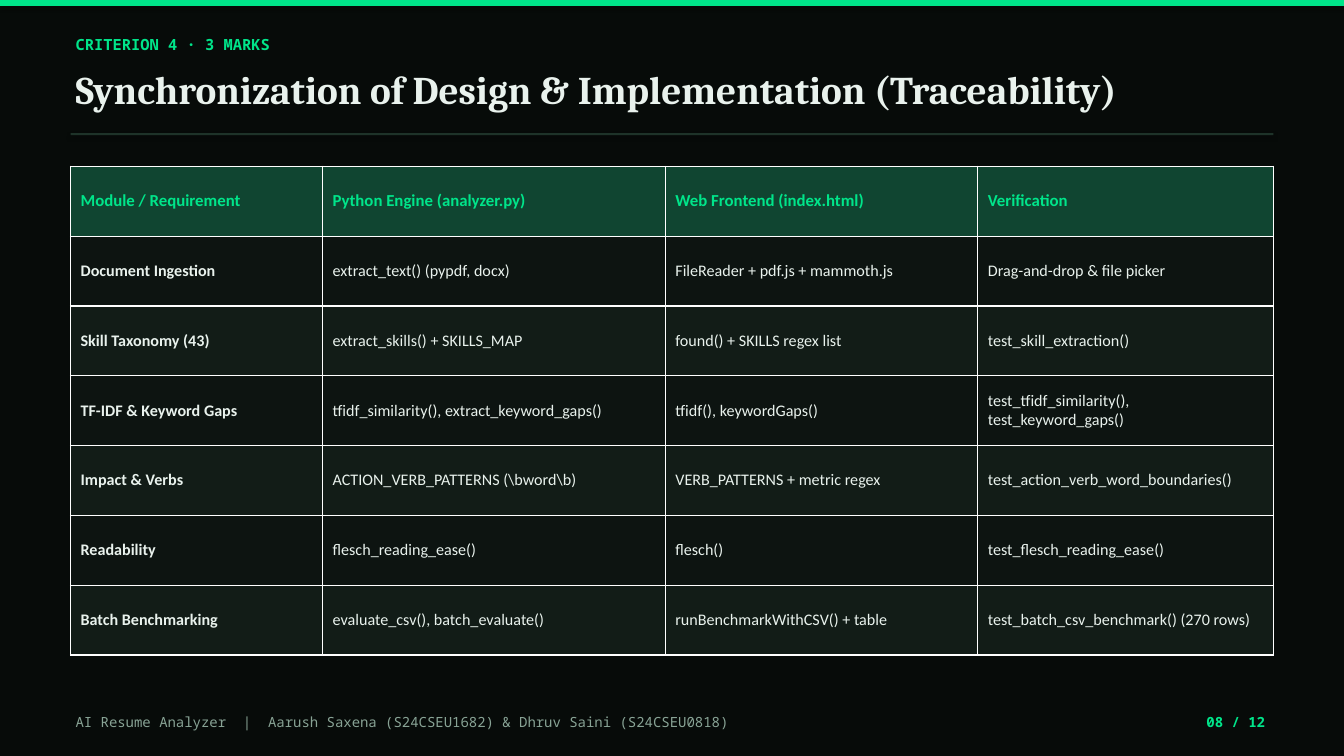
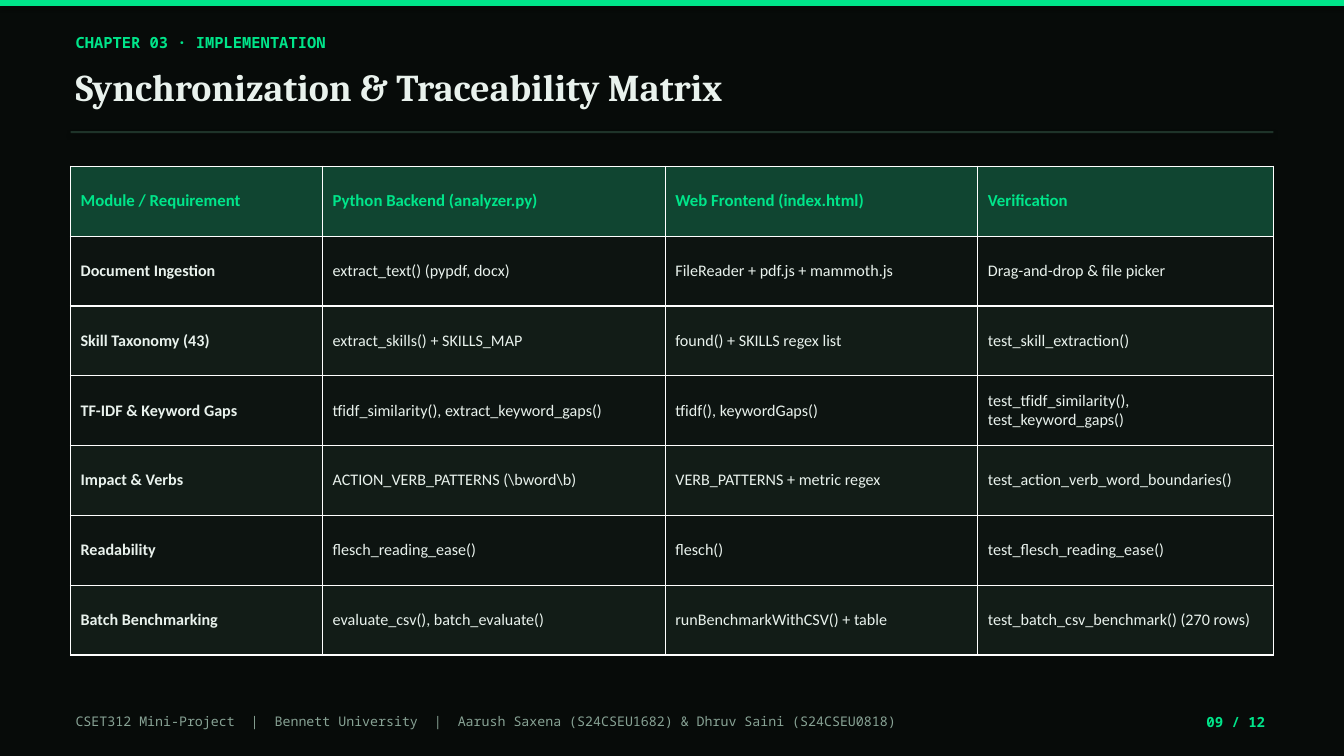
Before and after one commit to dhruvsaini-code/resume_analyzer, a slide deck: slide 9 of AI_Resume_Analyzer_Presentation.pptx (slide 8 before the commit). Drawn at 1344x756 pixels with LibreOffice and Linux fonts; fonts in the diff are those of the drawing. Boxes give left, top, right and bottom in pixels: in the first picture for what was removed or moved away, otherwise in the second. Text is boxed around its words. In the diff, an @@ line names an element or a change of style, - is before the commit and + after.

Commit message:
Update PowerPoint presentation with CSET312 alignment and embedded diagrams

```diff
--- a/AI_Resume_Analyzer_Presentation.pptx
+++ b/AI_Resume_Analyzer_Presentation.pptx
@@ text at [76,37,326,48]: text changed @@
-CRITERION 4 · 3 MARKS
+CHAPTER 03 · IMPLEMENTATION
@@ text at [76,74,722,110]: text changed; size 28 to 27 pt @@
-Synchronization of Design & Implementation (Traceability)
+Synchronization & Traceability Matrix
@@ table at [71,166,1273,655] @@
-row 1, column 2: Python Engine (analyzer.py)
+row 1, column 2: Python Backend (analyzer.py)
@@ text at [76,716,896,729]: text changed; size 10 to 9.5 pt @@
-AI Resume Analyzer | Aarush Saxena (S24CSEU1682) & Dhruv Saini (S24CSEU0818)
+CSET312 Mini-Project | Bennett University | Aarush Saxena (S24CSEU1682) & Dhruv Saini (S24CSEU0818)
@@ text at [1206,717,1265,727]: text changed @@
-08 / 12
+09 / 12
```
Also in this commit, not shown: 10 other slides changed, 1 slide added, 1 slide removed.
